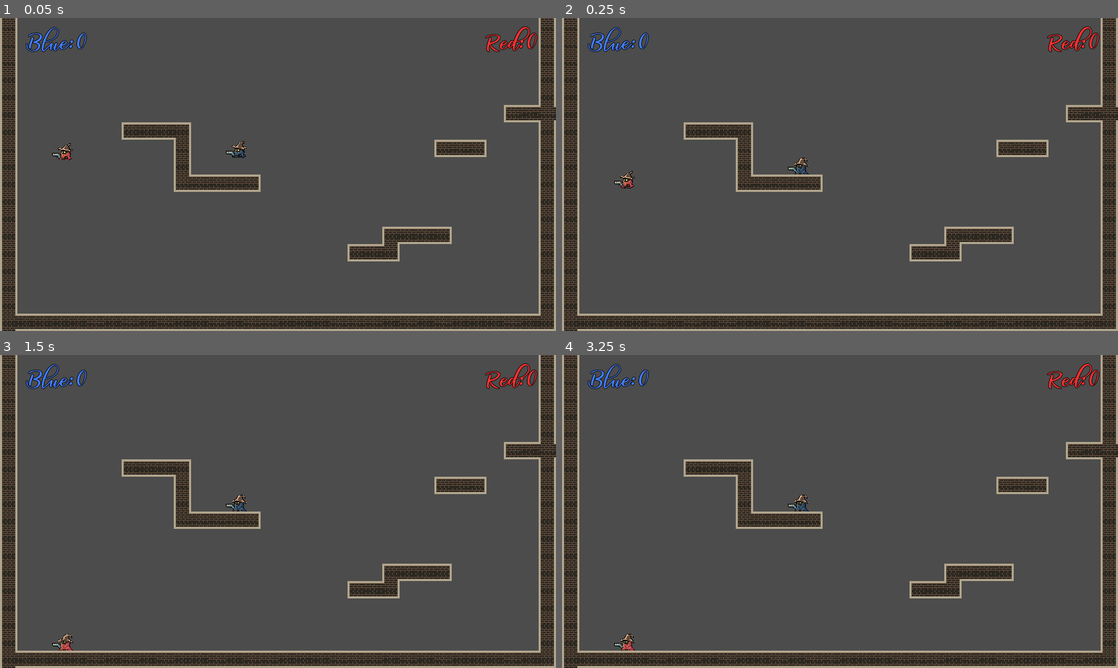
Above: before the commit, frames 1-4 (two rows, left to right).
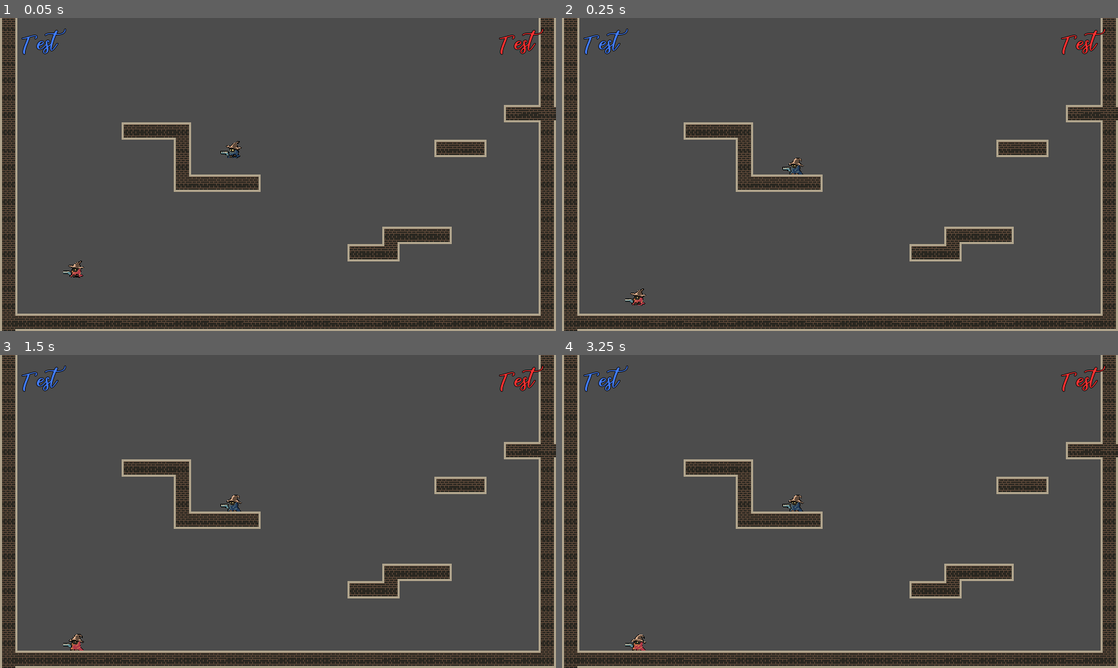
Above: after the commit, the same moments.

Repository: lithubclone/cloudcarnage
Game: Godot game, scene res://Scenes/TestGround.tscn
Same seed, same stepped clock (60 frames per second), same inputs: the game is played once before the commit and once after it. Sound files missing from this copy of the repository are replaced by a short silence.
Inputs:
- Up to frame 1 (0.05 s): no input
- Up to frame 2 (0.25 s): no input
- Up to frame 3 (1.5 s): tap Enter (ui_accept) at 0.5, 1.35 s; hold Enter (ui_accept) 0.53-1.28 s
- Up to frame 4 (3.25 s): tap Enter (ui_accept) at 1.52, 1.82, 2.85, 3.02 s; hold Enter (ui_accept) 2.03-2.78 s

The runs differ from the first frame. In frame 1, 1.1% of the frame differs, in the area x 3-98%, y 2-84%; in frame 2, 1.1%, in the area x 3-98%, y 2-92%; in frame 3, 1.1%; in frame 4, 1.1%.
Error after the commit: Invalid get index 'score0' (on base: 'Node (global.gd)'). (res://Assets/Scripts/HUD.gd:12)

Commit message:
player sound ans more

Diff:
--- a/Assets/Objects/Player/Player0.tscn
+++ b/Assets/Objects/Player/Player0.tscn
@@ -1,47 +1,88 @@
-[gd_scene load_steps=19 format=2]
+[gd_scene load_steps=35 format=2]
 
 [ext_resource path="res://Assets/Scripts/Player0.gd" type="Script" id=1]
-[ext_resource path="res://Assets/Sprites/Player0/idle/Player0Idle1.png" type="Texture" id=2]
-[ext_resource path="res://Assets/Sprites/Player0/idle/Player0Idle2.png" type="Texture" id=3]
-[ext_resource path="res://Assets/Sprites/Player0/idle/Player0Idle3.png" type="Texture" id=4]
-[ext_resource path="res://Assets/Sprites/Player0/idle/Player0Idle4.png" type="Texture" id=5]
-[ext_resource path="res://Assets/Sprites/Player0/idle/Player0Idle5.png" type="Texture" id=6]
-[ext_resource path="res://Assets/Sprites/Player0/jumpUp/Player0JU1.png" type="Texture" id=7]
-[ext_resource path="res://Assets/Sprites/Player0/jumpUp/Player0JU2.png" type="Texture" id=8]
-[ext_resource path="res://Assets/Sprites/Player0/jumpDown/Player0JD1.png" type="Texture" id=9]
-[ext_resource path="res://Assets/Sprites/Player0/jumpDown/Player0JD2.png" type="Texture" id=10]
-[ext_resource path="res://Assets/Sprites/Player0/run/Player0Run1.png" type="Texture" id=11]
-[ext_resource path="res://Assets/Sprites/Player0/run/Player0Run2.png" type="Texture" id=12]
-[ext_resource path="res://Assets/Sprites/Player0/run/Player0Run3.png" type="Texture" id=13]
-[ext_resource path="res://Assets/Sprites/Player0/run/Player0Run4.png" type="Texture" id=14]
-[ext_resource path="res://Assets/Sprites/Player0/wall/Player0wall.png" type="Texture" id=15]
+[ext_resource path="res://Assets/Sprites/Player0/run/Player0Run1.png" type="Texture" id=2]
+[ext_resource path="res://Assets/Sprites/Player0/run/Player0Run2.png" type="Texture" id=3]
+[ext_resource path="res://Assets/Sprites/Player0/run/Player0Run3.png" type="Texture" id=4]
+[ext_resource path="res://Assets/Sprites/Player0/run/Player0Run4.png" type="Texture" id=5]
+[ext_resource path="res://Assets/Sprites/Player0/idle/Player0Idle1.png" type="Texture" id=6]
+[ext_resource path="res://Assets/Sprites/Player0/idle/Player0Idle2.png" type="Texture" id=7]
+[ext_resource path="res://Assets/Sprites/Player0/idle/Player0Idle3.png" type="Texture" id=8]
+[ext_resource path="res://Assets/Sprites/Player0/idle/Player0Idle4.png" type="Texture" id=9]
+[ext_resource path="res://Assets/Sprites/Player0/idle/Player0Idle5.png" type="Texture" id=10]
+[ext_resource path="res://Assets/Sprites/Player1B/idle/Player1Idle1.png" type="Texture" id=11]
+[ext_resource path="res://Assets/Sprites/Player1B/idle/Player1Idle2.png" type="Texture" id=12]
+[ext_resource path="res://Assets/Sprites/Player1B/idle/Player1Idle3.png" type="Texture" id=13]
+[ext_resource path="res://Assets/Sprites/Player1B/idle/Player1Idle4.png" type="Texture" id=14]
+[ext_resource path="res://Assets/Sprites/Player1B/idle/Player1Idle5.png" type="Texture" id=15]
+[ext_resource path="res://Assets/Sprites/Player1B/jumpDown/Player1JD1.png" type="Texture" id=16]
+[ext_resource path="res://Assets/Sprites/Player1B/jumpDown/Player1JD2.png" type="Texture" id=17]
+[ext_resource path="res://Assets/Sprites/Player0/wall/Player0wall.png" type="Texture" id=18]
+[ext_resource path="res://Assets/Sprites/Player0/jumpDown/Player0JD1.png" type="Texture" id=19]
+[ext_resource path="res://Assets/Sprites/Player0/jumpDown/Player0JD2.png" type="Texture" id=20]
+[ext_resource path="res://Assets/Sprites/Player1B/jumpUp/Player1JU1.png" type="Texture" id=21]
+[ext_resource path="res://Assets/Sprites/Player1B/jumpUp/Player1JU2.png" type="Texture" id=22]
+[ext_resource path="res://Assets/Sprites/Player1B/wall/Player1wall.png" type="Texture" id=23]
+[ext_resource path="res://Assets/Sprites/Player1B/run/Player1Run1.png" type="Texture" id=24]
+[ext_resource path="res://Assets/Sprites/Player1B/run/Player1Run2.png" type="Texture" id=25]
+[ext_resource path="res://Assets/Sprites/Player1B/run/Player1Run3.png" type="Texture" id=26]
+[ext_resource path="res://Assets/Sprites/Player1B/run/Player1Run4.png" type="Texture" id=27]
+[ext_resource path="res://Assets/Sprites/Player0/jumpUp/Player0JU1.png" type="Texture" id=28]
+[ext_resource path="res://Assets/Sprites/Player0/jumpUp/Player0JU2.png" type="Texture" id=29]
+[ext_resource path="res://Assets/Audio/movement/jump.wav" type="AudioStream" id=30]
+[ext_resource path="res://Assets/Audio/movement/scratch.wav" type="AudioStream" id=31]
 
 [sub_resource type="SpriteFrames" id=1]
 animations = [ {
-"frames": [ ExtResource( 2 ), ExtResource( 3 ), ExtResource( 4 ), ExtResource( 5 ), ExtResource( 6 ) ],
+"frames": [ ExtResource( 2 ), ExtResource( 3 ), ExtResource( 4 ), ExtResource( 5 ) ],
 "loop": true,
-"name": "idle",
+"name": "run0",
+"speed": 16.0
+}, {
+"frames": [ ExtResource( 6 ), ExtResource( 7 ), ExtResource( 8 ), ExtResource( 9 ), ExtResource( 10 ) ],
+"loop": true,
+"name": "idle0",
 "speed": 10.0
 }, {
-"frames": [ ExtResource( 7 ), ExtResource( 8 ) ],
+"frames": [ ExtResource( 11 ), ExtResource( 12 ), ExtResource( 13 ), ExtResource( 14 ), ExtResource( 15 ) ],
 "loop": true,
-"name": "jumpUp",
-"speed": 10.0
-}, {
-"frames": [ ExtResource( 9 ), ExtResource( 10 ) ],
-"loop": true,
-"name": "jumpDown",
+"name": "idle1",
 "speed": 5.0
 }, {
-"frames": [ ExtResource( 11 ), ExtResource( 12 ), ExtResource( 13 ), ExtResource( 14 ) ],
+"frames": [ ExtResource( 16 ), ExtResource( 17 ) ],
 "loop": true,
-"name": "run",
-"speed": 16.0
+"name": "jumpDown1",
+"speed": 5.0
 }, {
-"frames": [ ExtResource( 15 ) ],
+"frames": [ ExtResource( 18 ) ],
 "loop": true,
-"name": "wall",
+"name": "wall0",
 "speed": 5.0
+}, {
+"frames": [ ExtResource( 19 ), ExtResource( 20 ) ],
+"loop": true,
+"name": "jumpDown0",
+"speed": 5.0
+}, {
+"frames": [ ExtResource( 21 ), ExtResource( 22 ) ],
+"loop": true,
+"name": "jumpUp1",
+"speed": 5.0
+}, {
+"frames": [ ExtResource( 23 ) ],
+"loop": true,
+"name": "wall1",
+"speed": 5.0
+}, {
+"frames": [ ExtResource( 24 ), ExtResource( 25 ), ExtResource( 26 ), ExtResource( 27 ) ],
+"loop": true,
+"name": "run1",
+"speed": 5.0
+}, {
+"frames": [ ExtResource( 28 ), ExtResource( 29 ) ],
+"loop": true,
+"name": "jumpUp0",
+"speed": 10.0
 } ]
 
 [sub_resource type="CapsuleShape2D" id=2]
@@ -57,8 +98,8 @@
 
 [node name="AnimatedSprite" type="AnimatedSprite" parent="."]
 frames = SubResource( 1 )
-animation = "idle"
-frame = 4
+animation = "idle0"
+frame = 3
 playing = true
 
 [node name="CollisionShape2D" type="CollisionShape2D" parent="."]
@@ -73,4 +114,12 @@
 
 [node name="CollisionShape2D" type="CollisionShape2D" parent="Hitbox"]
 shape = SubResource( 3 )
+
+[node name="AudioJump" type="AudioStreamPlayer" parent="."]
+stream = ExtResource( 30 )
+volume_db = -8.722
+
+[node name="AudioWall" type="AudioStreamPlayer" parent="."]
+stream = ExtResource( 31 )
+volume_db = -16.824
 [connection signal="area_entered" from="Hitbox" to="." method="_on_Hitbox_area_entered"]
--- a/Assets/Objects/Player/Player1.tscn
+++ b/Assets/Objects/Player/Player1.tscn
@@ -15,6 +15,8 @@
 [ext_resource path="res://Assets/Sprites/Player1B/run/Player1Run3.png" type="Texture" id=13]
 [ext_resource path="res://Assets/Sprites/Player1B/run/Player1Run4.png" type="Texture" id=14]
 [ext_resource path="res://Assets/Sprites/Player1B/wall/Player1wall.png" type="Texture" id=15]
+[ext_resource path="res://Assets/Audio/movement/jump.wav" type="AudioStream" id=16]
+[ext_resource path="res://Assets/Audio/movement/scratch.wav" type="AudioStream" id=17]
 
 [sub_resource type="SpriteFrames" id=1]
 animations = [ {
@@ -73,4 +75,12 @@
 
 [node name="CollisionShape2D" type="CollisionShape2D" parent="Hitbox"]
 shape = SubResource( 3 )
+
+[node name="AudioJump" type="AudioStreamPlayer" parent="."]
+stream = ExtResource( 16 )
+volume_db = -8.0
+
+[node name="AudioWall" type="AudioStreamPlayer" parent="."]
+stream = ExtResource( 17 )
+volume_db = -16.0
 [connection signal="area_entered" from="Hitbox" to="." method="_on_Hitbox_area_entered"]
--- a/Assets/Objects/Projectiles/MagicBullet.tscn
+++ b/Assets/Objects/Projectiles/MagicBullet.tscn
@@ -49,7 +49,6 @@
 
 [node name="AnimatedSprite" type="AnimatedSprite" parent="."]
 frames = SubResource( 1 )
-frame = 2
 playing = true
 
 [node name="Area2D" type="Area2D" parent="."]
--- a/Assets/Scripts/Player0.gd
+++ b/Assets/Scripts/Player0.gd
@@ -17,38 +17,47 @@
 
 var hp = 100
 var killerNum
-
 var spawnPoints
-
-var playerNum = 0
+export var playerNum = 0
+var input
+var sprites
 
 func _ready():
 	WEAPON = global.weapon0;
 	#iNiTiAlIsIeRe deinen Shit hier!!
 	weapon = WEAPON.instance()
 	$GunPosition.add_child(weapon)
+
+	if playerNum == 0:
+		input = global.input0
+		sprites = global.sprites0
+	elif playerNum == 1:
+		input = global.input1
+		sprites = global.sprites1
 	#weapon.position = $GunPosition.position
 	spawnPoints = [get_parent().get_node("Spawn0"),get_parent().get_node("Spawn1"),get_parent().get_node("Spawn2"),get_parent().get_node("Spawn3")]
 
 	pass
 
 func getPlayerNum():
-	return 0
+	return playerNum
 
 func death():
 	hp = 100
 
 	if killerNum == 0:
-		global.score0+=1
+		global.score[0]+=1
 	elif killerNum == 1:
-		global.score1+=1
+		global.score[1]+=1
 	elif killerNum == 2:
-		global.score2 += 1
+		global.score[2] += 1
 	elif killerNum == 3:
-		global.score3+=1
+		global.score[3]+=1
 
 	var spawnNum = randi()%4
 	position = spawnPoints[spawnNum].position
+
+
 
 
 func move():
@@ -56,29 +65,29 @@
 	#sprite speed scale
 	$AnimatedSprite.speed_scale = 1   #using input strength animation speed can be regulated. see note 1
 
-	if Input.is_action_pressed("right0"):
+	if Input.is_action_pressed(input[1]):
 		flip = true
 		if sign($GunPosition.position.x) == -1:
 			$GunPosition.position.x *= -1;
 
-		motion.x = min(motion.x+ACCELERATION, SPEED)*Input.get_action_strength("right0") #note 1
+		motion.x = min(motion.x+ACCELERATION, SPEED)*Input.get_action_strength(input[1]) #note 1
 		if is_on_floor():
-			$AnimatedSprite.play("run")#walk
-			$AnimatedSprite.speed_scale = Input.get_action_strength("right0")
+			$AnimatedSprite.play(sprites[1])#walk
+			$AnimatedSprite.speed_scale = Input.get_action_strength(input[1])
 		$AnimatedSprite.flip_h = 1
-	elif Input.is_action_pressed("left0"):
+	elif Input.is_action_pressed(input[2]):
 		flip = false
 		if sign($GunPosition.position.x) == +1:
 			$GunPosition.position.x *= -1;
 
-		motion.x = max(motion.x-ACCELERATION, -SPEED)*Input.get_action_strength("left0") # note 1
+		motion.x = max(motion.x-ACCELERATION, -SPEED)*Input.get_action_strength(input[2]) # note 1
 		if is_on_floor():
-			$AnimatedSprite.play("run")#walk
-			$AnimatedSprite.speed_scale = Input.get_action_strength("left0")
+			$AnimatedSprite.play(sprites[1])#walk
+			$AnimatedSprite.speed_scale = Input.get_action_strength(input[2])
 		$AnimatedSprite.flip_h = 0
 	else:
 		friction = true
-		$AnimatedSprite.play("idle")
+		$AnimatedSprite.play(sprites[0])
 	pass
 
 func _physics_process(delta):
@@ -93,38 +102,42 @@
 
 	move()
 	if is_on_floor():
-		if Input.is_action_just_pressed("jump0"):
+		if Input.is_action_just_pressed(input[3]):
+			$AudioJump.play()
 			jumpforce = -40
 			motion.y = JUMPFORCE
 		if friction == true:
 			motion.x = lerp(motion.x,0,0.3)
 	else:
-		if Input.is_action_pressed("jump0"):
+		if Input.is_action_pressed(input[3]):
 			motion.y += jumpforce
 		jumpforce = lerp(jumpforce, 0, 0.1)
 		if friction == true:
 			motion.x = lerp(motion.x,0,0.1)
 		if motion.y < 0:
-			$AnimatedSprite.play("jumpUp")
+			$AnimatedSprite.play(sprites[2])
 
 		if motion.y > 0:
-			$AnimatedSprite.play("jumpDown")
+			$AnimatedSprite.play(sprites[3])
 
 
 	if is_on_wall() and !is_on_floor(): #and !Input.is_action_pressed("ui_accept"):  #wall jump stuff. maybe climbing stuff as well. code not stuff. sorry
 		motion.y = 100
-		$AnimatedSprite.play("wall")
+		if !$AudioWall.playing:
+			$AudioWall.play()
+		$AnimatedSprite.play(sprites[4])
 		weapon.enable(false)
 		if flip == true:
-			if Input.is_action_just_pressed("jump0") and Input.is_action_pressed("right0"):
+			if Input.is_action_just_pressed(input[3]) and Input.is_action_pressed(input[1]):
 				motion.y = JUMPFORCE*1.5
 				motion.x = -SPEED*1.8
 		else:
-			if Input.is_action_just_pressed("jump0") and Input.is_action_pressed("left0"):
+			if Input.is_action_just_pressed(input[3]) and Input.is_action_pressed(input[2]):
 				motion.y = JUMPFORCE*1.5
 				motion.x = SPEED*1.8
 	else:
 		weapon.enable(true)
+		$AudioWall.stop()
 
 	if is_on_ceiling():
 		motion.y += -JUMPFORCE/3
--- a/Scenes/TestGround.tscn
+++ b/Scenes/TestGround.tscn
@@ -1,9 +1,8 @@
-[gd_scene load_steps=5 format=2]
+[gd_scene load_steps=4 format=2]
 
 [ext_resource path="res://Assets/Sprites/Environment/Tilesets/TileMap.tres" type="TileSet" id=1]
 [ext_resource path="res://Assets/Objects/Player/Player0.tscn" type="PackedScene" id=2]
-[ext_resource path="res://Assets/Objects/Player/Player1.tscn" type="PackedScene" id=3]
-[ext_resource path="res://Assets/Objects/HUD.tscn" type="PackedScene" id=4]
+[ext_resource path="res://Assets/Objects/HUD.tscn" type="PackedScene" id=3]
 
 [node name="TestGround" type="Node2D"]
 
@@ -13,11 +12,12 @@
 format = 1
 tile_data = PoolIntArray( -5439475, 14, 65540, -4915177, 14, 65540, -4915149, 14, 65540, -4784126, 14, 65540, -4653020, …(10033 unchanged characters)…
 
-[node name="Player" parent="." instance=ExtResource( 2 )]
-position = Vector2( 440, 240 )
+[node name="Player0" parent="." instance=ExtResource( 2 )]
+position = Vector2( 430, 240 )
 
-[node name="Player1" parent="." instance=ExtResource( 3 )]
-position = Vector2( 120, 244 )
+[node name="Player1" parent="." instance=ExtResource( 2 )]
+position = Vector2( 140, 460 )
+playerNum = 1
 
 [node name="Spawn0" type="Position2D" parent="."]
 position = Vector2( 370, 140 )
--- a/global.gd
+++ b/global.gd
@@ -5,11 +5,15 @@
 var weapon0 = PISTOL
 var projectile0
 var element0
+var input0 = ["shoot0","right0","left0","jump0"]
+var sprites0 =["idle0","run0","jumpUp0","jumpDown0","wall0"]
 
 #Player 1
 var weapon1
 var projectile1
 var element1
+var input1 = ["shoot1","right1","left1","jump1"]
+var sprites1 =["idle1","run1","jumpUp1","jumpDown1","wall1"]
 
 #Player 2
 var weapon2
@@ -21,10 +25,7 @@
 var projectile3
 var element3
 
-var score0 = 0
-var score1 = 0
-var score2 = 0
-var score3 = 0
+var score = [0,0,0,0]
 
 func _ready():
 	pass # Replace with function body.
--- a/project.godot
+++ b/project.godot
@@ -94,8 +94,8 @@
 }
 pause={
 "deadzone": 0.5,
-"events": [ Object(InputEventKey,"resource_local_to_scene":false,"resource_name":"","device":0,"alt":false,"shift":false,"control":false,"meta":false,"command":false,"pressed":false,"scancode":80,"unicode":0,"echo":false,"script":null)
-, Object(InputEventKey,"resource_local_to_scene":false,"resource_name":"","device":0,"alt":false,"shift":false,"control":false,"meta":false,"command":false,"pressed":false,"scancode":16777217,"unicode":0,"echo":false,"script":null)
+"events": [ Object(InputEventKey,"resource_local_to_scene":false,"resource_name":"","device":0,"alt":false,"shift":false,"control":false,"meta":false,"command":false,"pressed":false,"scancode":16777217,"unicode":0,"echo":false,"script":null)
+, Object(InputEventKey,"resource_local_to_scene":false,"resource_name":"","device":0,"alt":false,"shift":false,"control":false,"meta":false,"command":false,"pressed":false,"scancode":80,"unicode":0,"echo":false,"script":null)
 , Object(InputEventJoypadButton,"resource_local_to_scene":false,"resource_name":"","device":-1,"button_index":11,"pressure":0.0,"pressed":false,"script":null)
  ]
 }
Not shown: 1 places in Assets/Objects/Player/Player1.tscn that only renumber resources
Not shown: 1 places in Scenes/TestGround.tscn that only renumber resources
